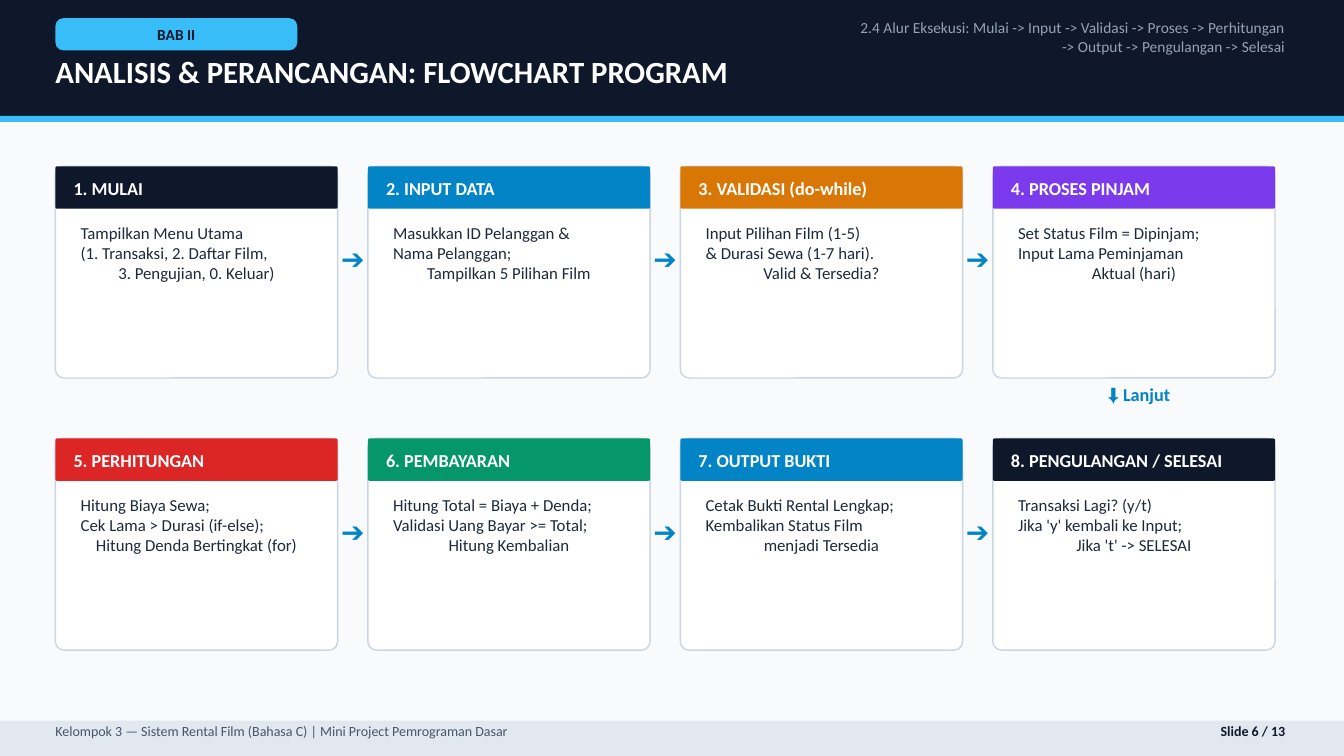
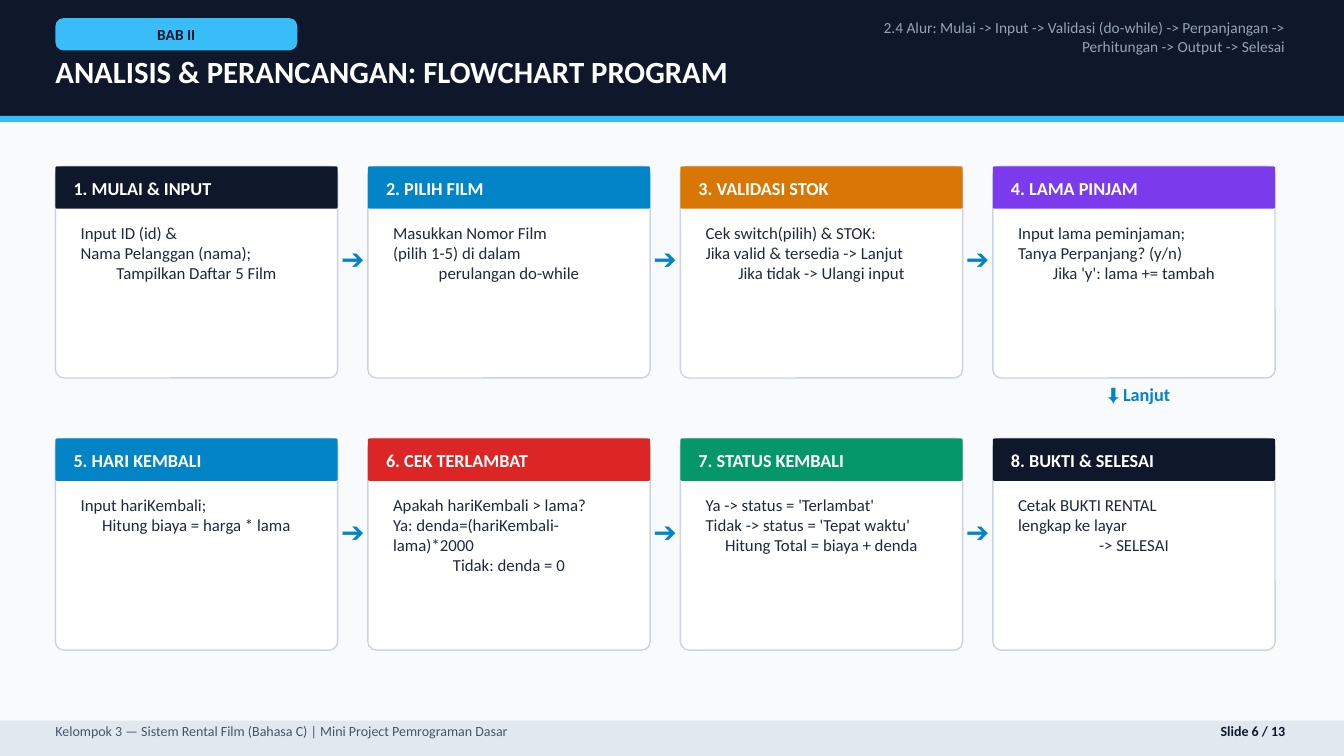
Before and after one commit to BayuArga669/UTS-Pemrograman, a slide deck: slide 6 of Presentasi_Rental_Film_Kelompok_3.pptx. Drawn at 1344x756 pixels with LibreOffice and Linux fonts; fonts in the diff are those of the drawing. Boxes give left, top, right and bottom in pixels: in the first picture for what was removed or moved away, otherwise in the second. Text is boxed around its words. In the diff, an @@ line names an element or a change of style, - is before the commit and + after.

```diff
--- a/Presentasi_Rental_Film_Kelompok_3.pptx
+++ b/Presentasi_Rental_Film_Kelompok_3.pptx
@@ text at (884, 22, 1285, 55): text changed @@
-2.4 Alur Eksekusi: Mulai -> Input -> Validasi -> Proses -> Perhitungan -> Output -> Pengulangan -> Selesai
+2.4 Alur: Mulai -> Input -> Validasi (do-while) -> Perpanjangan -> Perhitungan -> Output -> Selesai
@@ text at (74, 183, 211, 195): text changed @@
-1. MULAI
+1. MULAI & INPUT
@@ text at (386, 183, 484, 195): text changed @@
-2. INPUT DATA
+2. PILIH FILM
@@ text at (698, 183, 828, 195): text changed @@
-3. VALIDASI (do-while)
+3. VALIDASI STOK
@@ text at (1011, 183, 1138, 195): text changed @@
-4. PROSES PINJAM
+4. LAMA PINJAM
@@ text at (81, 227, 277, 282): text changed @@
-Tampilkan Menu Utama
-(1. Transaksi, 2. Daftar Film,
-3. Pengujian, 0. Keluar)
+Input ID (id) &
+Nama Pelanggan (nama);
+Tampilkan Daftar 5 Film
@@ text at (393, 227, 579, 282): text changed @@
-Masukkan ID Pelanggan &
-Nama Pelanggan;
-Tampilkan 5 Pilihan Film
+Masukkan Nomor Film
+(pilih 1-5) di dalam
+perulangan do-while
@@ text at (706, 227, 904, 282): text changed @@
-Input Pilihan Film (1-5)
-& Durasi Sewa (1-7 hari).
-Valid & Tersedia?
+Cek switch(pilih) & STOK:
+Jika valid & tersedia -> Lanjut
+Jika tidak -> Ulangi input
@@ text at (1018, 227, 1215, 282): text changed @@
-Set Status Film = Dipinjam;
-Input Lama Peminjaman
-Aktual (hari)
+Input lama peminjaman;
+Tanya Perpanjang? (y/n)
+Jika 'y': lama += tambah
@@ rounded rectangle at (55, 439, 338, 481): fill #DC2626 to #0284C7 @@
@@ rounded rectangle at (368, 439, 650, 481): fill #059669 to #DC2626 @@
@@ rounded rectangle at (681, 439, 963, 481): fill #0284C7 to #059669 @@
@@ text at (74, 455, 201, 467): text changed @@
-5. PERHITUNGAN
+5. HARI KEMBALI
@@ text at (386, 454, 528, 467): text changed @@
-6. PEMBAYARAN
+6. CEK TERLAMBAT
@@ text at (698, 455, 844, 467): text changed @@
-7. OUTPUT BUKTI
+7. STATUS KEMBALI
@@ text at (1011, 454, 1154, 467): text changed @@
-8. PENGULANGAN / SELESAI
+8. BUKTI & SELESAI
@@ text at (81, 499, 290, 534): text changed @@
-Hitung Biaya Sewa;
-Cek Lama > Durasi (if-else);
-Hitung Denda Bertingkat (for)
+Input hariKembali;
+Hitung biaya = harga * lama
@@ text at (393, 499, 586, 571): text changed @@
-Hitung Total = Biaya + Denda;
-Validasi Uang Bayar >= Total;
-Hitung Kembalian
+Apakah hariKembali > lama?
+Ya: denda=(hariKembali-lama)*2000
+Tidak: denda = 0
@@ text at (706, 499, 918, 554): text changed @@
-Cetak Bukti Rental Lengkap;
-Kembalikan Status Film
-menjadi Tersedia
+Ya -> status = 'Terlambat'
+Tidak -> status = 'Tepat waktu'
+Hitung Total = biaya + denda
@@ text at (1018, 499, 1168, 551): text changed @@
-Transaksi Lagi? (y/t)
-Jika 'y' kembali ke Input;
-Jika 't' -> SELESAI
+Cetak BUKTI RENTAL
+lengkap ke layar
+-> SELESAI
```
Also in this commit, not shown: 12 other slides changed, 4 other files.
